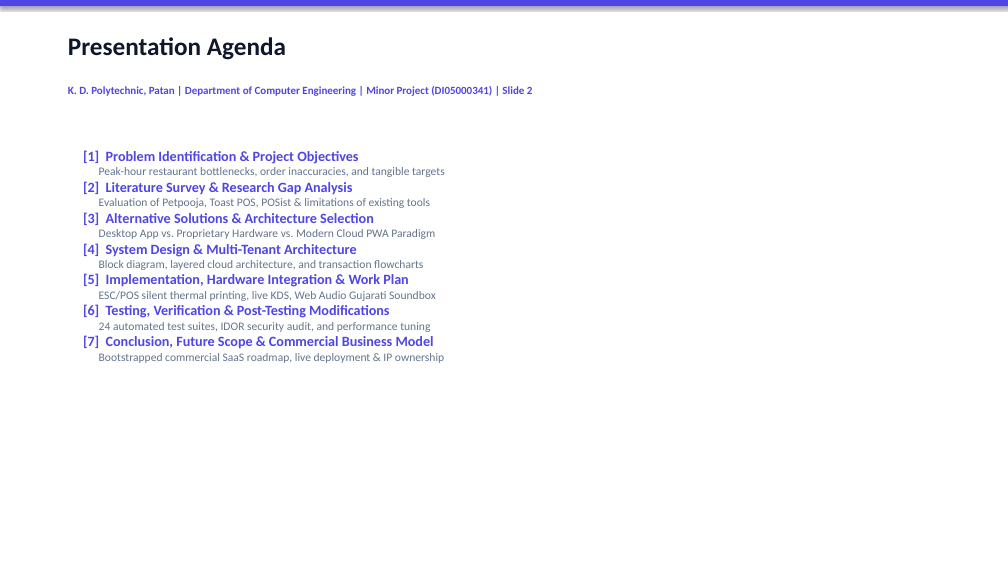
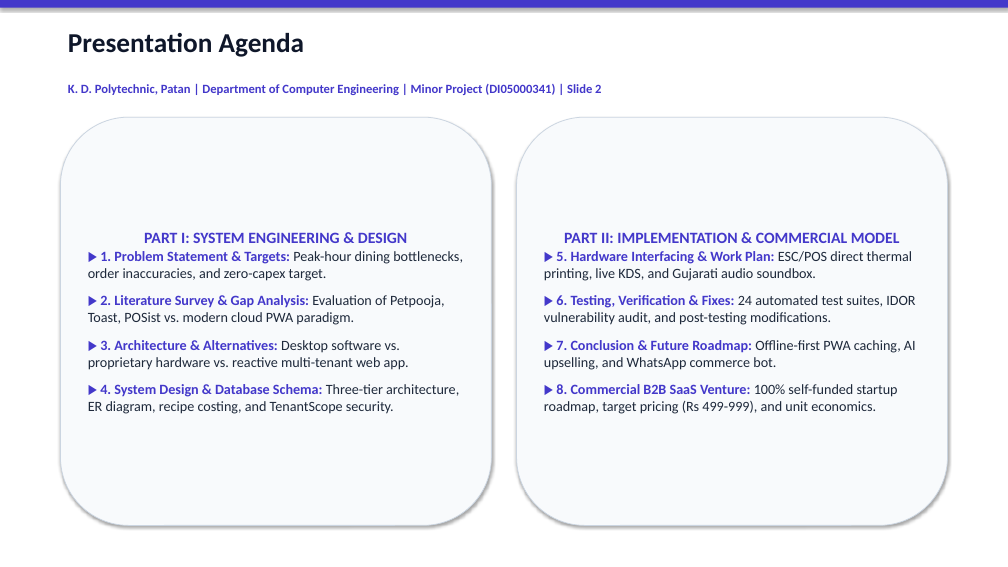
Before and after one commit to Shubh-Patel-07/DineFlow-AI, a slide deck: slide 2 of docs/DineFlow_AI_GTU_Minor_Project_Presentation.pptx. Drawn at 1008x567 pixels with LibreOffice and Linux fonts; fonts in the diff are those of the drawing. Boxes give left, top, right and bottom in pixels: in the first picture for what was removed or moved away, otherwise in the second. Text is boxed around its words. In the diff, an @@ line names an element or a change of style, - is before the commit and + after.

Commit message:
docs(presentation): upgrade presentation typography with large high-impact fonts and enhanced card layouts for classroom projector visibility

```diff
--- a/docs/DineFlow_AI_GTU_Minor_Project_Presentation.pptx
+++ b/docs/DineFlow_AI_GTU_Minor_Project_Presentation.pptx
@@ rectangle at [0,0,1008,8]: fill #4F46E5 to #4338CA @@
@@ text "Presentation Agenda" at [68,33,305,57]: size 24 to 26 pt @@
@@ text "K. D. Polytechnic, Patan | ..." at [68,84,601,95]: size 10.5 to 12 pt, text colour #4F46E5 to #4338CA @@
@@ rounded rectangle "PART I: SYSTEM ENGINEERING & ...": place and size @@
-rounded rectangle "PART I: SYSTEM ENGINEERING & ..." at [83,150,445,363]
+rounded rectangle "PART I: SYSTEM ENGINEERING & ..." at [60,117,492,526]
@@ rounded rectangle "PART I: SYSTEM ENGINEERING & ..." at [60,117,492,526]: vertical alignment top to middle; fill none to #F8FAFC; outline none to #CBD5E1 0.75 pt; shadow on @@
@@ rounded rectangle added at [516,117,948,526], fill #F8FAFC, outline #CBD5E1 0.75 pt, 13.5 pt, text #1E293B @@
+PART II: IMPLEMENTATION & COMMERCIAL MODEL
+▶ 5. Hardware Interfacing & Work Plan: ESC/POS direct thermal printing, live KDS, and Gujarati audio soundbox.
+▶ 6. Testing, Verification & Fixes: 24 automated test suites, IDOR vulnerability audit, and post-testing modifications.
+▶ 7. Conclusion & Future Roadmap: Offline-first PWA caching, AI upselling, and WhatsApp commerce bot.
+▶ 8. Commercial B2B SaaS Venture: 100% self-funded startup roadmap, target pricing (Rs 499-999), and unit economics.
@@ text in rounded rectangle at [88,232,463,414]: text changed; size 11 to 13.5 pt; text colour #64748B to #1E293B @@
-[1] Problem Identification & Project Objectives
-Peak-hour restaurant bottlenecks, order inaccuracies, and tangible targets
-[2] Literature Survey & Research Gap Analysis
-Evaluation of Petpooja, Toast POS, POSist & limitations of existing tools
-[3] Alternative Solutions & Architecture Selection
-Desktop App vs. Proprietary Hardware vs. Modern Cloud PWA Paradigm
-[4] System Design & Multi-Tenant Architecture
-Block diagram, layered cloud architecture, and transaction flowcharts
-[5] Implementation, Hardware Integration & Work Plan
-ESC/POS silent thermal printing, live KDS, Web Audio Gujarati Soundbox
-[6] Testing, Verification & Post-Testing Modifications
-24 automated test suites, IDOR security audit, and performance tuning
-[7] Conclusion, Future Scope & Commercial Business Model
-Bootstrapped commercial SaaS roadmap, live deployment & IP ownership
+PART I: SYSTEM ENGINEERING & DESIGN
+▶ 1. Problem Statement & Targets: Peak-hour dining bottlenecks, order inaccuracies, and zero-capex target.
+▶ 2. Literature Survey & Gap Analysis: Evaluation of Petpooja, Toast, POSist vs. modern cloud PWA paradigm.
+▶ 3. Architecture & Alternatives: Desktop software vs. proprietary hardware vs. reactive multi-tenant web app.
+▶ 4. System Design & Database Schema: Three-tier architecture, ER diagram, recipe costing, and TenantScope security.
```
Also in this commit, not shown: 7 other slides changed, 9 slides added, 9 slides removed, 1 other file.
